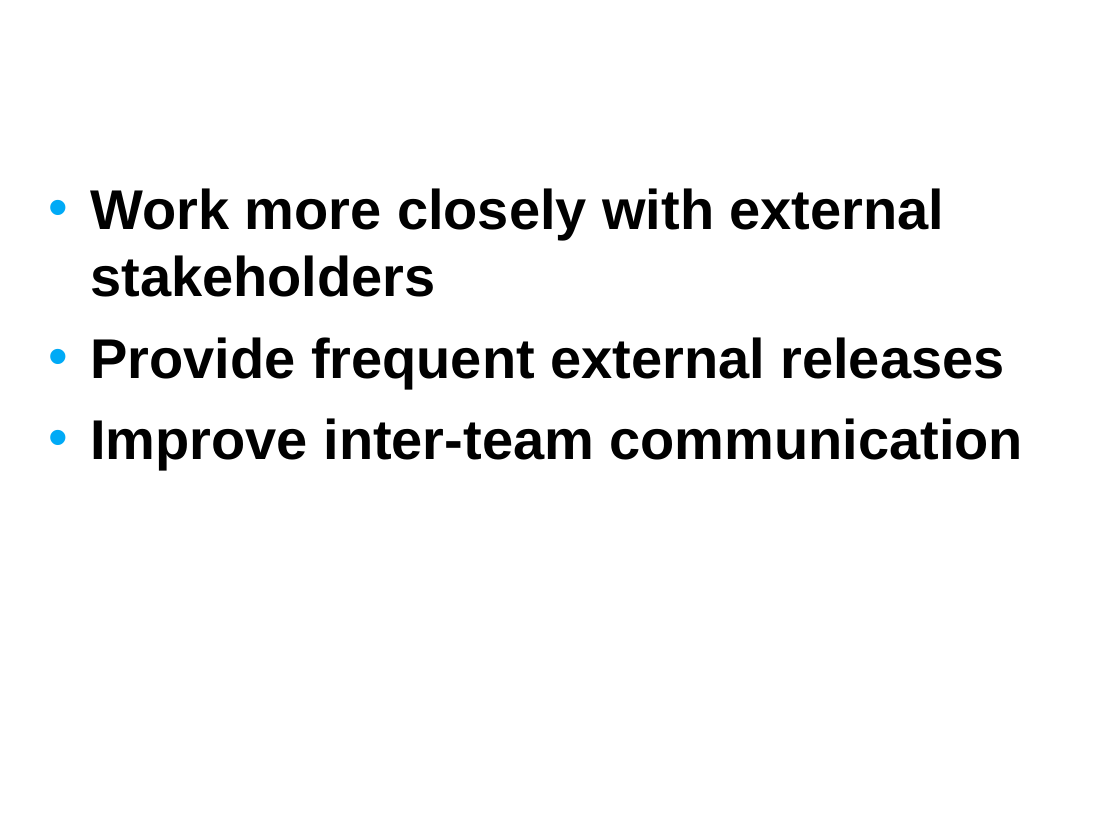
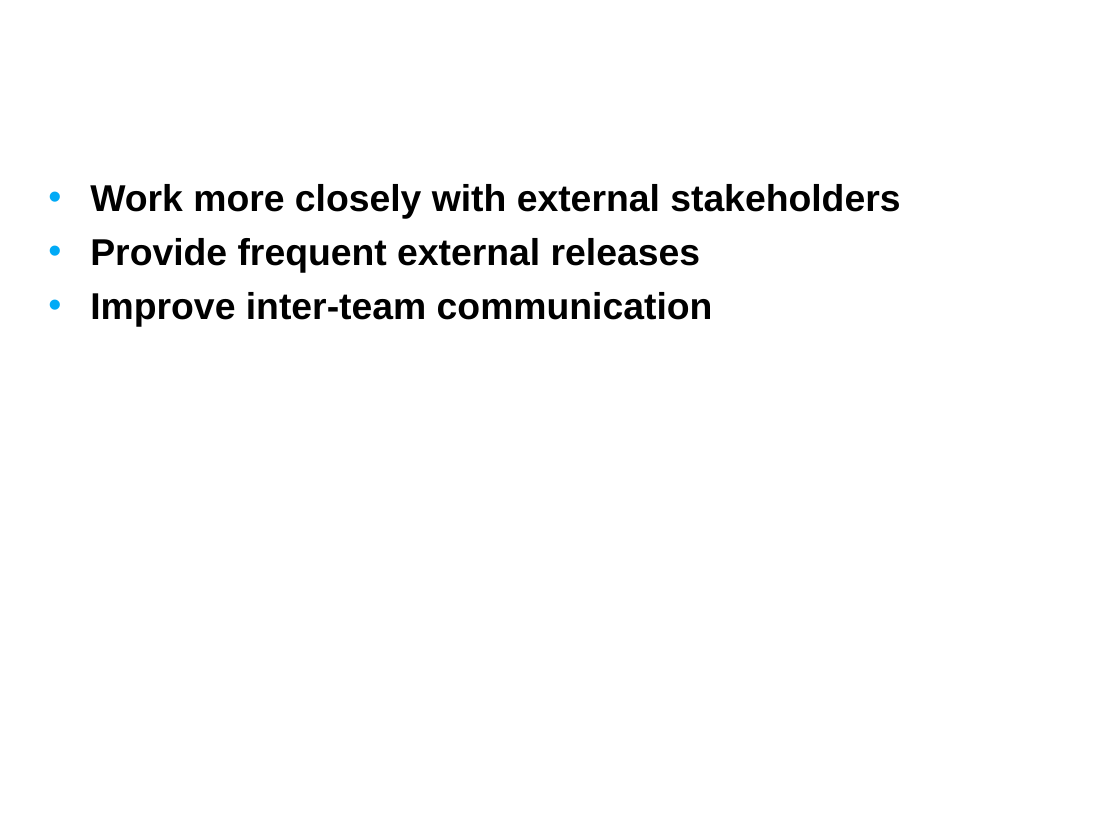
Before and after one commit to NCIP/caarray-docs, a slide deck: slide 4 of environment/references/process_improvement_proposal.ppt (slide 3 before the commit). Drawn at 1120x840 pixels with LibreOffice and Linux fonts; fonts in the diff are those of the drawing; background and template pictures are left out. Boxes give left, top, right and bottom in pixels: in the first picture for what was removed or moved away, otherwise in the second. Text is boxed around its words. In the diff, an @@ line names an element or a change of style, - is before the commit and + after.

```diff
--- a/environment/references/process_improvement_proposal.ppt
+++ b/environment/references/process_improvement_proposal.ppt
@@ text "Work more closely with external ..." at [90, 184, 900, 327]: size 36 to 24 pt; less space between paragraphs @@
```
Also in this commit, not shown: 11 other slides changed, 2 slides added.
